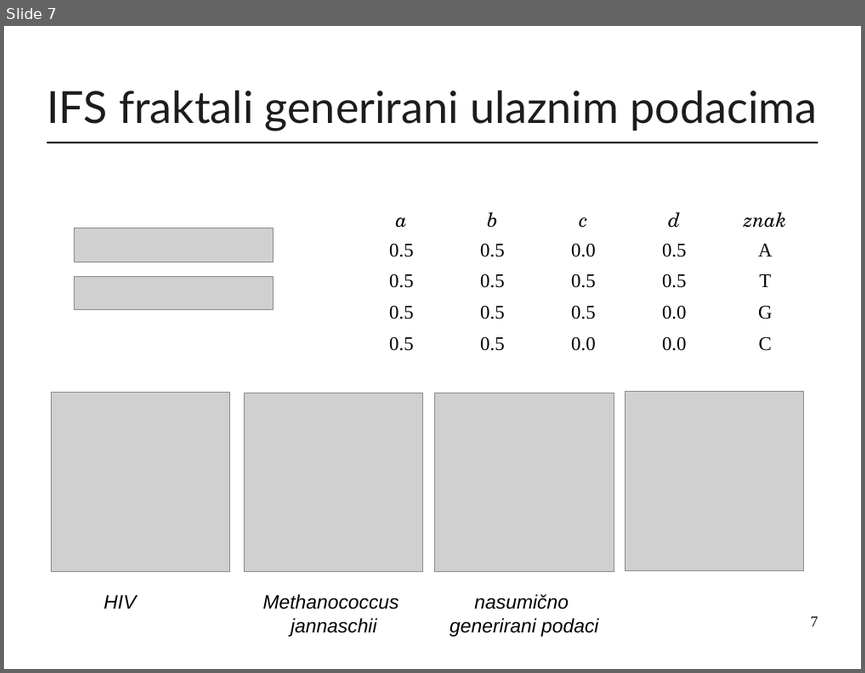
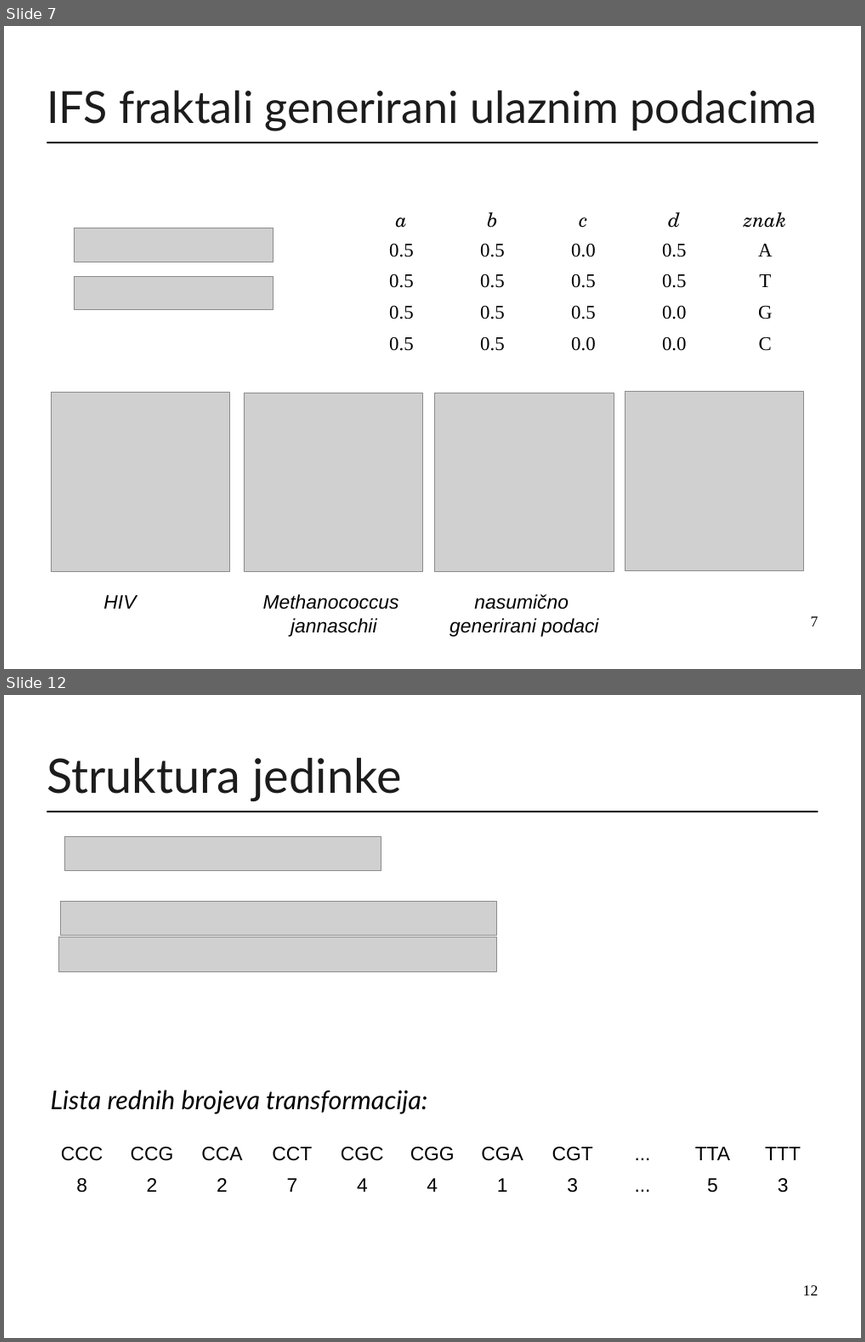
Before and after one commit to mirjamsk/DNAdrivenIFS, a slide deck: CD_bundle/prezentacija.odp. Shown one above the other, each under a label of ours: slide 7 before the commit, slides 7 and 12 after it; the slides between them are not shown. The pictures are 865x673 and 865x1342 pixels, drawn with LibreOffice and Linux fonts; fonts in the diff are those of the drawing; grey boxes stand for pictures. Boxes give left, top, right and bottom in pixels: in the first picture for what was removed or moved away, otherwise in the second. Text is boxed around its words. In the diff, an @@ line names an element or a change of style, - is before the commit and + after.

```diff
--- a/CD_bundle/prezentacija.odp
+++ b/CD_bundle/prezentacija.odp
@@ slide 12 added at [4, 695, 861, 1338], background #FFFFFF; not listed: 1 template element that a slide beside it also shows @@
@@ title added at [46, 758, 401, 801], 44 pt, text #1C1C1C @@
+Struktura jedinke
@@ picture added at [64, 836, 381, 871] @@
@@ picture added at [61, 901, 497, 936] @@
@@ picture added at [58, 937, 497, 972] @@
@@ text added at [51, 1089, 427, 1114], 24 pt, text #000000, italic @@
+Lista rednih brojeva transformacija:
@@ table added at [46, 1139, 817, 1198], 2 rows, 11 columns @@
+CCC | CCG | CCA | CCT | CGC | CGG | CGA | CGT | ... | TTA | TTT
+8 | 2 | 2 | 7 | 4 | 4 | 1 | 3 | ... | 5 | 3
@@ page number added at [803, 1285, 818, 1295], 14 pt, text #000000 @@
+12
```
Also in this commit, not shown: 4 slides changed, 1 other slide added, 1 other file.
